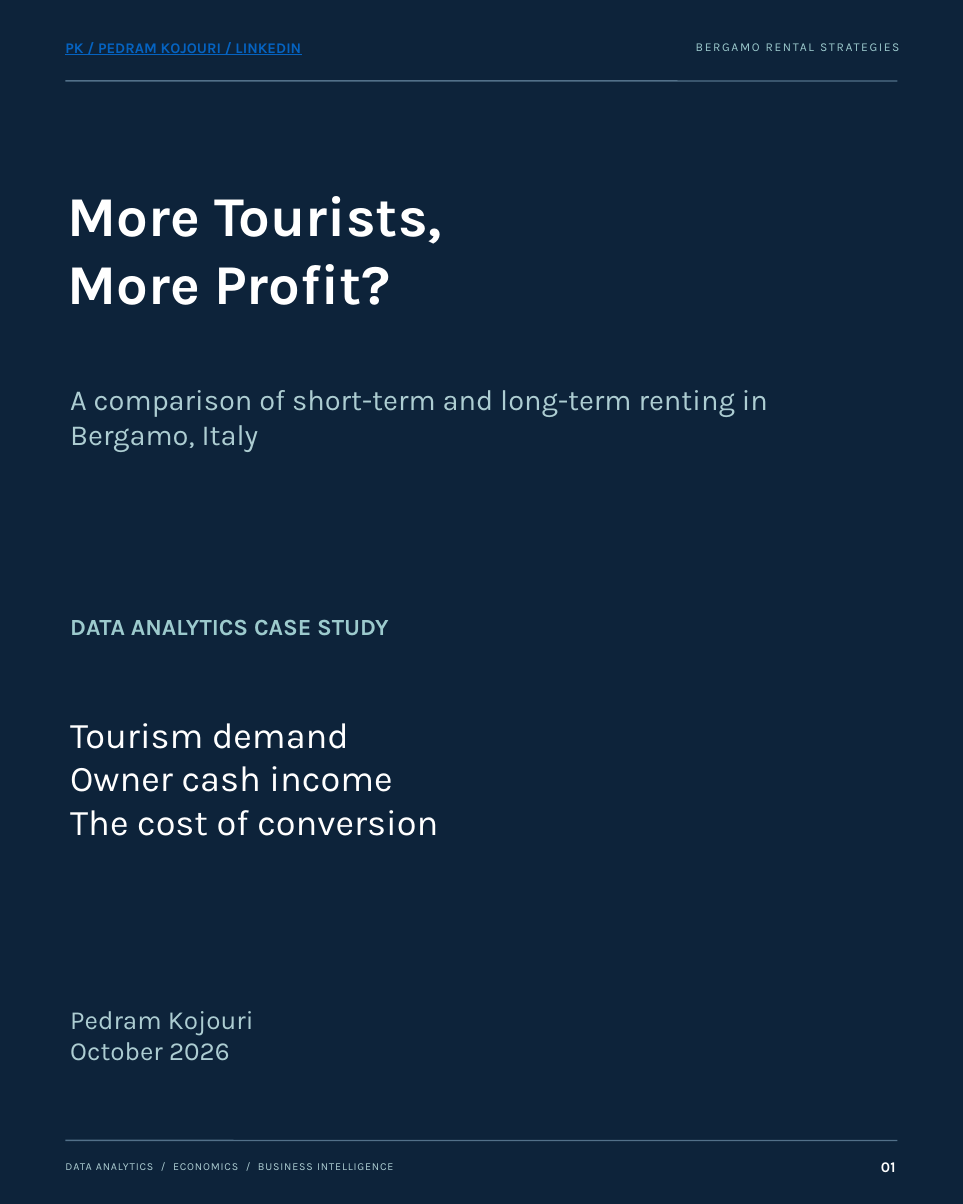
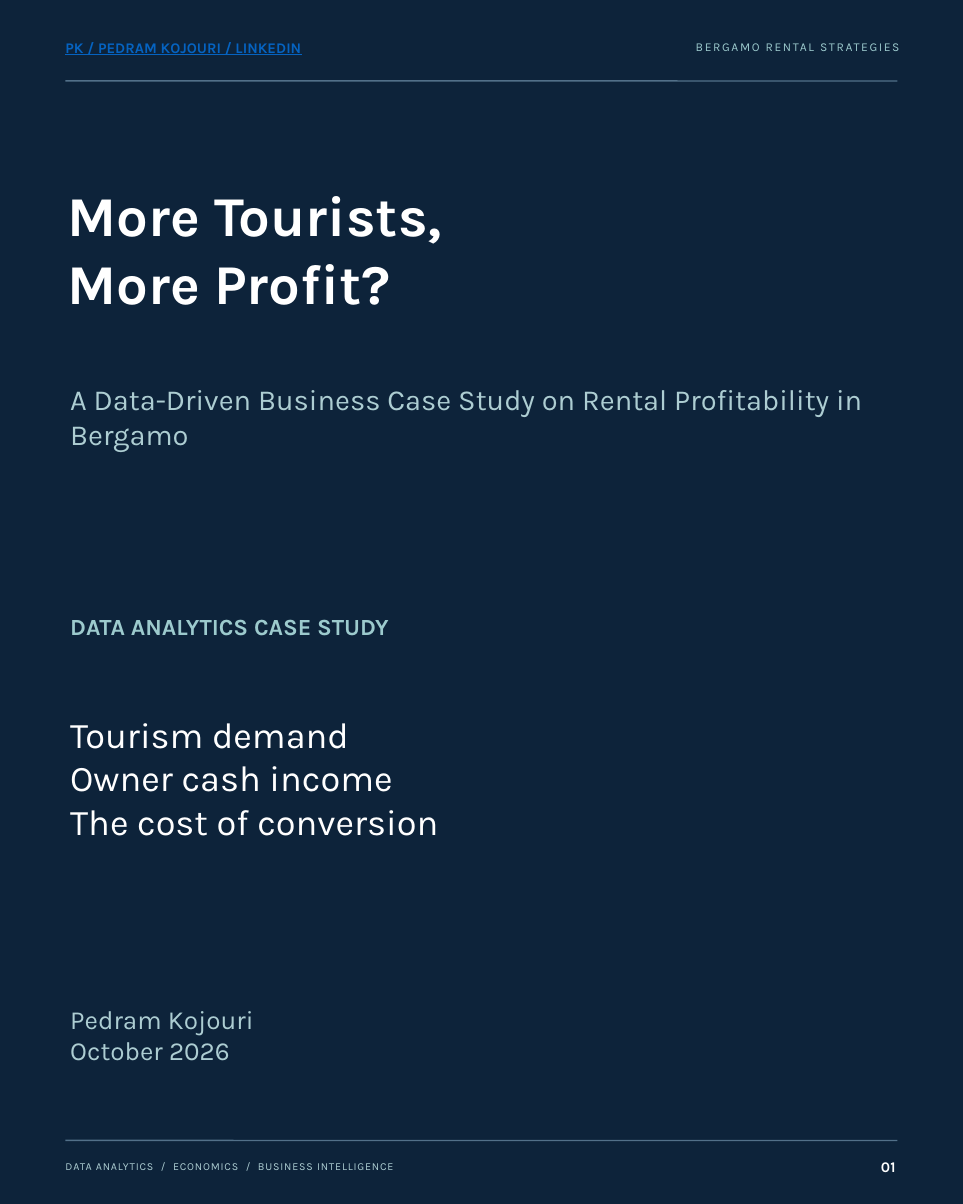
Before and after one commit to pedramkj/bergamo-rental-strategy-analysis, a slide deck: slide 1 of publication/Bergamo_LinkedIn_Carousel_EN_Final.pptx. Drawn at 963x1204 pixels with LibreOffice and Linux fonts; fonts in the diff are those of the drawing. Boxes give left, top, right and bottom in pixels: in the first picture for what was removed or moved away, otherwise in the second. Text is boxed around its words. In the diff, an @@ line names an element or a change of style, - is before the commit and + after.

Commit message:
docs: correct rental evidence and redesign report cover

```diff
--- a/publication/Bergamo_LinkedIn_Carousel_EN_Final.pptx
+++ b/publication/Bergamo_LinkedIn_Carousel_EN_Final.pptx
@@ text at (70, 390, 862, 452): text changed @@
-A comparison of short-term and long-term renting in Bergamo, Italy
+A Data-Driven Business Case Study on Rental Profitability in Bergamo
```
Also in this commit, not shown: 2 other slides changed, 20 other files.
